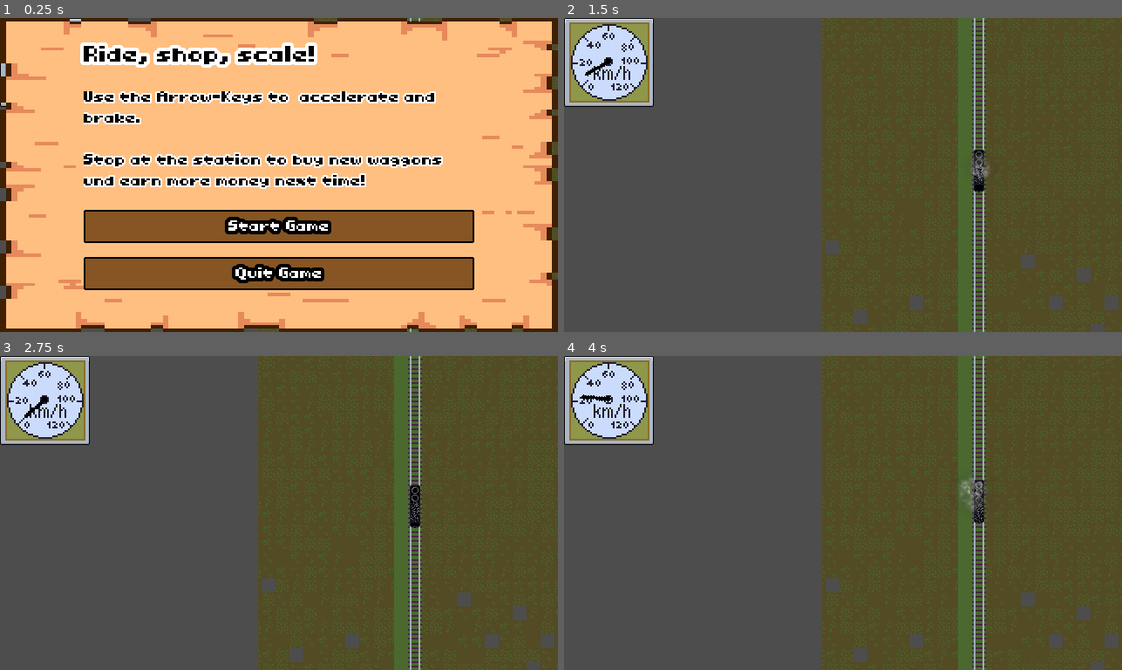
Above: before the commit, frames 1-4 (two rows, left to right).
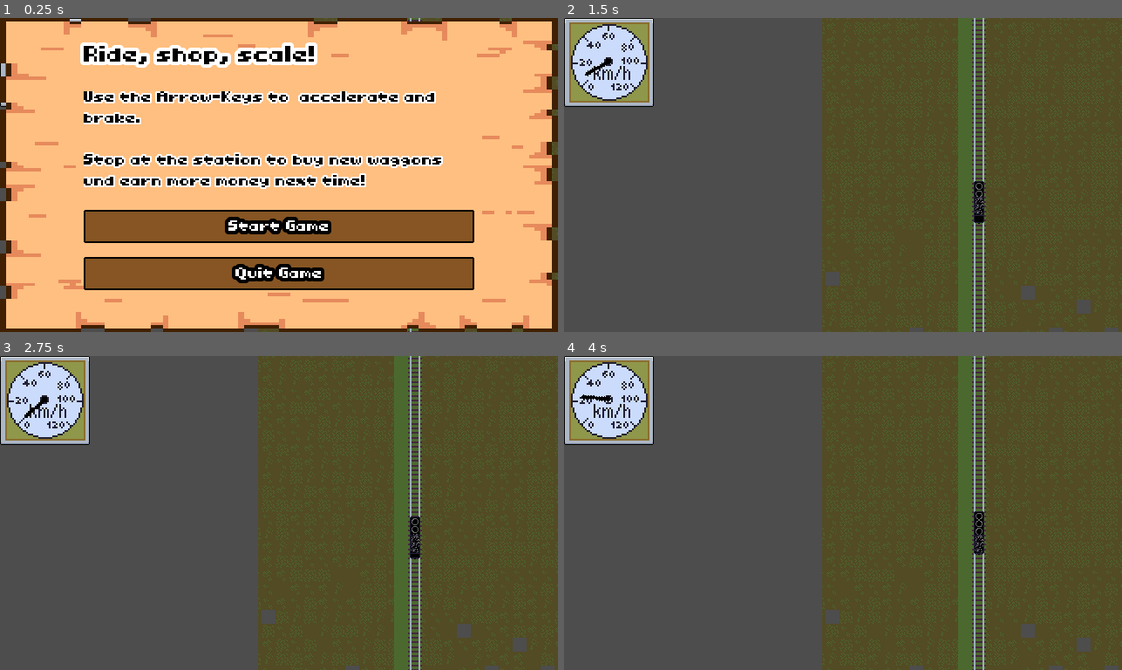
Above: after the commit, the same moments.

Repository: sthoni/gamejamaugust2024
Game: Godot game, scene res://game.tscn
Two runs of this game, one before a commit and one after it. Both use one fixed random seed, a clock stepped at 60 frames per second and the inputs below.
Inputs:
- Up to frame 1 (0.25 s): no input
- Up to frame 2 (1.5 s): click "Start Game" at 0.5 s; tap Enter (shop) at 1.25 s; hold Right (right, bound only after the commit) from 1.28 s (still down)
- Up to frame 3 (2.75 s): tap Enter (shop) at 1.52, 2.27 s; release Right (right, bound only after the commit) at 2.03 s; hold Down (brake) from 2.03 s (still down)
- Up to frame 4 (4 s): tap Space at 2.75 s; release Down (brake) at 2.78 s; hold Right (right, bound only after the commit) 2.78-3.53 s; tap Enter (shop) at 3.5, 3.77 s; hold Up (accelerate) from 3.53 s (still down)

The runs differ from the first frame. In frame 1, less than 0.1% of the frame differs, in the area x 46-100%, y 0-100%; in frame 2, 11%; in frame 3, 11%; in frame 4, 11%.

Commit message:
first railroad switch works

Diff:
--- a/level/level.gd
+++ b/level/level.gd
@@ -6,7 +6,7 @@
 @onready var mission_manager: MissionManager = $MissionManager # Assuming the node is named MissionManager
 
 @onready var train: Train = %Train
-@onready var path_to_follow: PathFollow2D = $Path2D/PathFollow2D
+@onready var path_to_follow: PathFollow2D = $Path2D/PathFollow_1
 
 # Called when the node enters the scene tree for the first time.
 func _ready() -> void:
@@ -29,7 +29,7 @@
 	level_stats = value
 	if train:
 		train.train_stats = level_stats.train_stats
-		path_to_follow.progress = 0.0
+		path_to_follow.progress = 0
 
 
 func _input(event: InputEvent) -> void:
--- a/level/level.tscn
+++ b/level/level.tscn
@@ -70,6 +70,15 @@
 }
 point_count = 10
 
+[sub_resource type="Curve2D" id="Curve2D_rhqlf"]
+_data = {
+"points": PackedVector2Array(0, 0, 0, 0, 0, -639, 0, 0, 0, 0, 0, -1551)
+}
+point_count = 2
+
+[sub_resource type="RectangleShape2D" id="RectangleShape2D_l5lfc"]
+size = Vector2(8.54597, 21.454)
+
 [sub_resource type="RectangleShape2D" id="RectangleShape2D_ivpvi"]
 size = Vector2(126.75, 20)
 
@@ -121,15 +130,37 @@
 position = Vector2(192, 313)
 curve = SubResource("Curve2D_ivpvi")
 
-[node name="PathFollow2D" type="PathFollow2D" parent="Path2D"]
-position = Vector2(0, 300)
+[node name="PathFollow_1" type="PathFollow2D" parent="Path2D"]
+position = Vector2(0, -375.051)
 rotation = -1.5708
+progress = 675.064
 loop = false
 script = ExtResource("7_0v1st")
 
-[node name="Train" parent="Path2D/PathFollow2D" instance=ExtResource("2_kmlf3")]
+[node name="Train" parent="Path2D/PathFollow_1" instance=ExtResource("2_kmlf3")]
 unique_name_in_owner = true
 rotation = 1.5708
+
+[node name="Path2D_2" type="Path2D" parent="."]
+position = Vector2(192, 613)
+curve = SubResource("Curve2D_rhqlf")
+
+[node name="PathFollow_2" type="PathFollow2D" parent="Path2D_2"]
+position = Vector2(0, -669.546)
+rotation = -1.5708
+progress = 30.552
+
+[node name="Label" type="Label" parent="Path2D_2/PathFollow_2"]
+offset_right = 40.0
+offset_bottom = 24.0
+rotation = 1.57572
+text = "-----SWITCH"
+
+[node name="Weiche1" type="Area2D" parent="Path2D_2/PathFollow_2"]
+
+[node name="Weiche1" type="CollisionShape2D" parent="Path2D_2/PathFollow_2/Weiche1"]
+position = Vector2(-11.546, 0)
+shape = SubResource("RectangleShape2D_l5lfc")
 
 [node name="ColorRect" type="ColorRect" parent="."]
 visible = false
--- a/project.godot
+++ b/project.godot
@@ -64,6 +64,16 @@
 "events": [Object(InputEventKey,"resource_local_to_scene":false,"resource_name":"","device":-1,"window_id":0,"alt_press …(195 unchanged characters)…
 ]
 }
+right={
+"deadzone": 0.2,
+"events": [Object(InputEventKey,"resource_local_to_scene":false,"resource_name":"","device":0,"window_id":0,"alt_pressed":false,"shift_pressed":false,"ctrl_pressed":false,"meta_pressed":false,"pressed":false,"keycode":0,"physical_keycode":4194321,"key_label":0,"unicode":0,"location":0,"echo":false,"script":null)
+]
+}
+left={
+"deadzone": 0.2,
+"events": [Object(InputEventKey,"resource_local_to_scene":false,"resource_name":"","device":0,"window_id":0,"alt_pressed":false,"shift_pressed":false,"ctrl_pressed":false,"meta_pressed":false,"pressed":false,"keycode":0,"physical_keycode":4194319,"key_label":0,"unicode":0,"location":0,"echo":false,"script":null)
+]
+}
 
 [rendering]
 
--- a/train/train.gd
+++ b/train/train.gd
@@ -24,9 +24,12 @@
 @onready var waggon_amount: float = 0
 @onready var weight: float = 0.0
 @onready var transport_amount: float = 0.0
-@onready var path_to_follow = get_parent()
+@onready var current_path: PathFollow2D = get_parent()
+@onready var path_follow_1: PathFollow2D = get_parent()
+@onready var path_follow_2: PathFollow2D = $"../../../Path2D_2/PathFollow_2"
 
 var paths: Array[PathFollow2D]
+var on_path_2 := false
 
 func _ready() -> void:
 	$Camera2D.make_current()
@@ -36,6 +39,8 @@
 	Events.item_bought.connect(_on_item_bought)
 	velocity.y = train_stats.start_velocity
 	apply_items(train_stats)
+	current_path = path_follow_1
+	current_path.progress = 0.0
 
 func apply_items(value: TrainStats) -> void:
 	train_stats = value
@@ -56,14 +61,14 @@
 	for item: Item in value.items:
 		weight += item.weight
 		item.apply_effects(self)
-		if item.item_type == Item.ItemType.WAGGON and path_to_follow:
+		if item.item_type == Item.ItemType.WAGGON and current_path:
 			var waggon_instance := waggon.instantiate()
 			waggon_instance.rotation = deg_to_rad(90)
-			var new_path_to_follow = PathFollow2D.new()
-			paths.append(new_path_to_follow)
-			get_parent().get_parent().add_child.call_deferred(new_path_to_follow)
-			new_path_to_follow.add_child(waggon_instance)
-			path_to_follow.add_child.call_deferred(waggon_instance)
+			var new_current_path = PathFollow2D.new()
+			paths.append(new_current_path)
+			get_parent().get_parent().add_child.call_deferred(new_current_path)
+			new_current_path.add_child(waggon_instance)
+			current_path.add_child.call_deferred(waggon_instance)
 			waggon_instance.add_to_group("FreightWaggons")
 			i += 1
 			waggon_amount += 1
@@ -123,7 +128,11 @@
 			new_velocity = 0
 			if timer_brake.time_left == 0:
 				timer_brake.start()
-
+	if Input.is_action_pressed("right"):
+		if $"../../../Path2D_2/PathFollow_2/Weiche1".get_overlapping_bodies().has(%Train):
+			switch_path(path_follow_2)
+	if Input.is_action_pressed("left"):
+		pass
 	var acc: float = (new_velocity - velocity.y) / delta
 	velocity.y = new_velocity
 	@warning_ignore("return_value_discarded")
@@ -131,11 +140,20 @@
 	@warning_ignore("return_value_discarded")
 	Events.emit_signal("velocity_changed", velocity.y)
 	@warning_ignore("return_value_discarded")
-	if path_to_follow is PathFollow2D:
-		path_to_follow.progress += new_velocity * delta
+	if current_path is PathFollow2D:
+		current_path.progress += new_velocity * delta
 		for i in range(paths.size()):
-			paths[i].progress = path_to_follow.progress - (35 + 24 * i)
+			paths[i].progress = current_path.progress - (35 + 24 * i)
 	#move_and_slide()
+
+func switch_path(new_path: PathFollow2D):
+	var train = current_path.get_child(0) #Train
+	if train:
+		current_path.remove_child(train)
+		new_path.add_child(train)
+		train.position = Vector2.ZERO # Lokale Position im neuen PathFollow2D
+		current_path = new_path
+		on_path_2 = true
 
 func _check_speed():
 	var f = AudioServer.get_bus_index("DrivingSounds")
--- a/train/train.tscn
+++ b/train/train.tscn
@@ -65,6 +65,7 @@
 one_shot = true
 
 [node name="SteamParticles" type="GPUParticles2D" parent="."]
+visible = false
 z_index = 10
 position = Vector2(0, -29)
 amount = 20
Not shown: 1 places in level/level.tscn that only renumber resources
